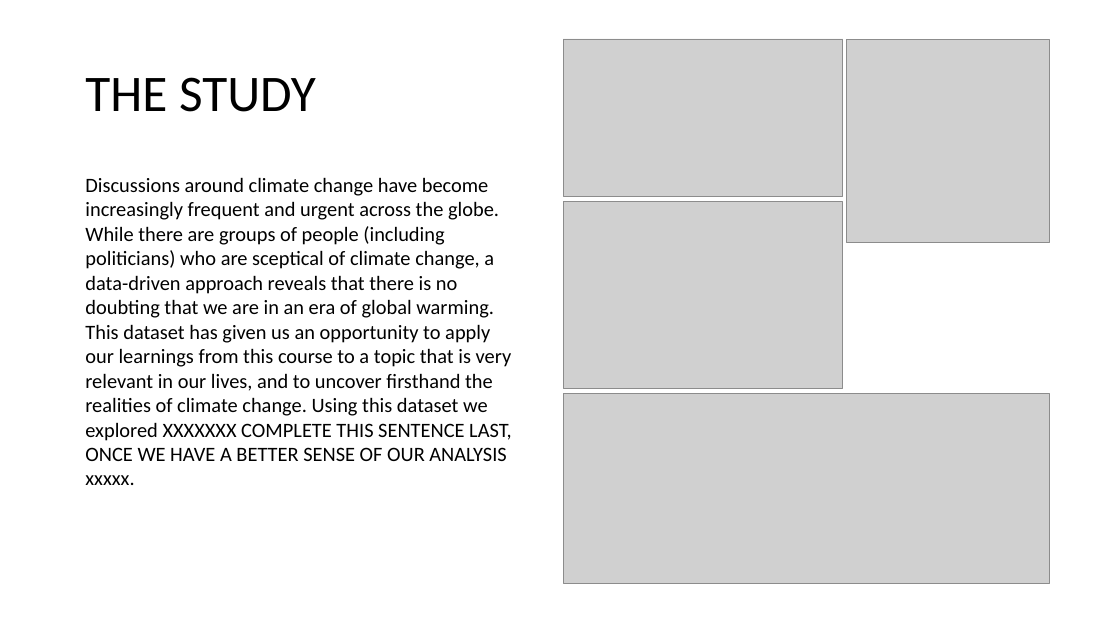
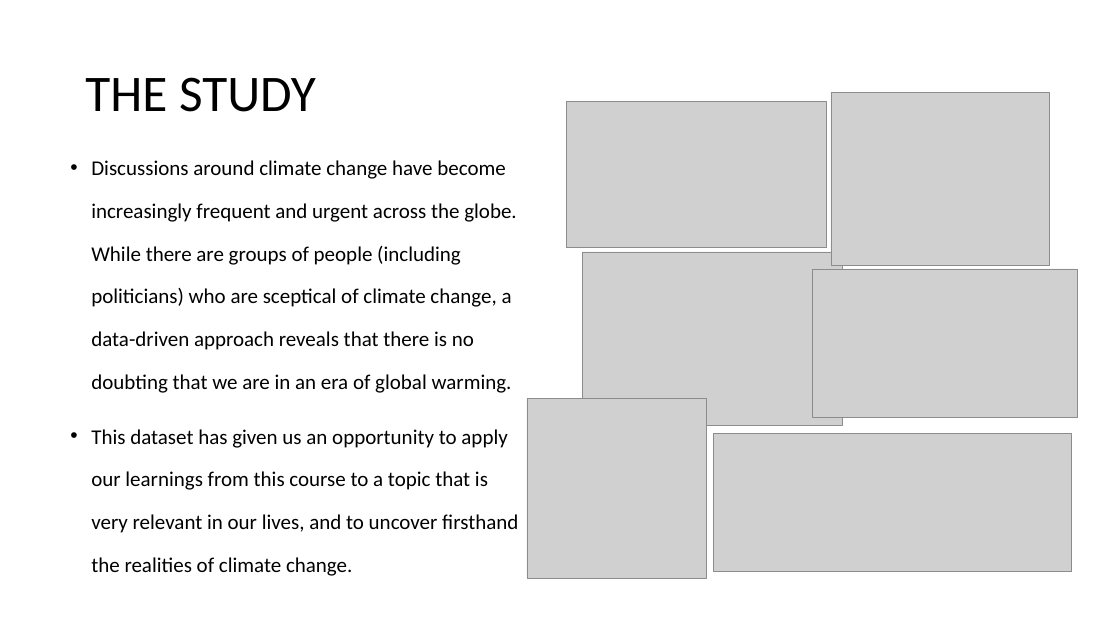
Before and after one commit to bts-mbds-precourse/bts-mbds-precourse-team2, a slide deck: slide 2 of Team 2 presentation - climate change.pptx. Drawn at 1120x630 pixels with LibreOffice and Linux fonts; fonts in the diff are those of the drawing; grey boxes stand for pictures. Boxes give left, top, right and bottom in pixels: in the first picture for what was removed or moved away, otherwise in the second. Text is boxed around its words. In the diff, an @@ line names an element or a change of style, - is before the commit and + after.

Commit message:
PPT file for presentation

```diff
--- a/Team 2 presentation - climate change.pptx
+++ b/Team 2 presentation - climate change.pptx
@@ picture: place and size @@
-picture at <box>563,39,843,196</box>
+picture at <box>566,102,827,248</box>
@@ picture added at <box>831,93,1049,266</box> @@
@@ text at <box>91,160,518,576</box>: text changed; size 17.5 to 18 pt @@
-Discussions around climate change have become increasingly frequent and urgent across the globe. While there are groups of people (including politicians) who are sceptical of climate change, a data-driven approach reveals that there is no doubting that we are in an era of global warming. This dataset has given us an opportunity to apply our learnings from this course to a topic that is very relevant in our lives, and to uncover firsthand the realities of climate change. Using this dataset we explored XXXXXXX COMPLETE THIS SENTENCE LAST, ONCE WE HAVE A BETTER SENSE OF OUR ANALYSIS xxxxx.
+• Discussions around climate change have become increasingly frequent and urgent across the globe. While there are groups of people (including politicians) who are sceptical of climate change, a data-driven approach reveals that there is no doubting that we are in an era of global warming.
+• This dataset has given us an opportunity to apply our learnings from this course to a topic that is very relevant in our lives, and to uncover firsthand the realities of climate change.
@@ picture: place and size @@
-picture at <box>563,202,843,388</box>
+picture at <box>582,252,843,426</box>
@@ picture added at <box>813,269,1078,418</box> @@
@@ picture: place and size @@
-picture at <box>846,39,1049,242</box>
+picture at <box>527,398,707,578</box>
@@ picture: place and size @@
-picture at <box>563,394,1049,584</box>
+picture at <box>714,434,1072,572</box>
```
Also in this commit, not shown: 1 other slide changed.
